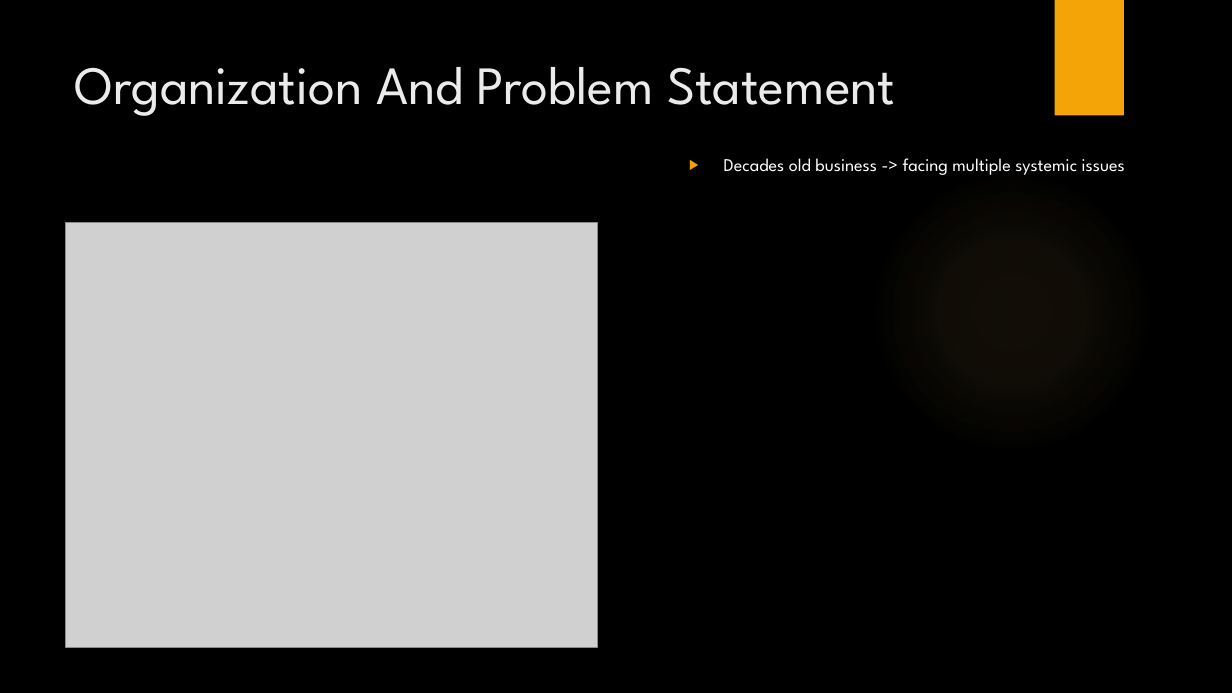
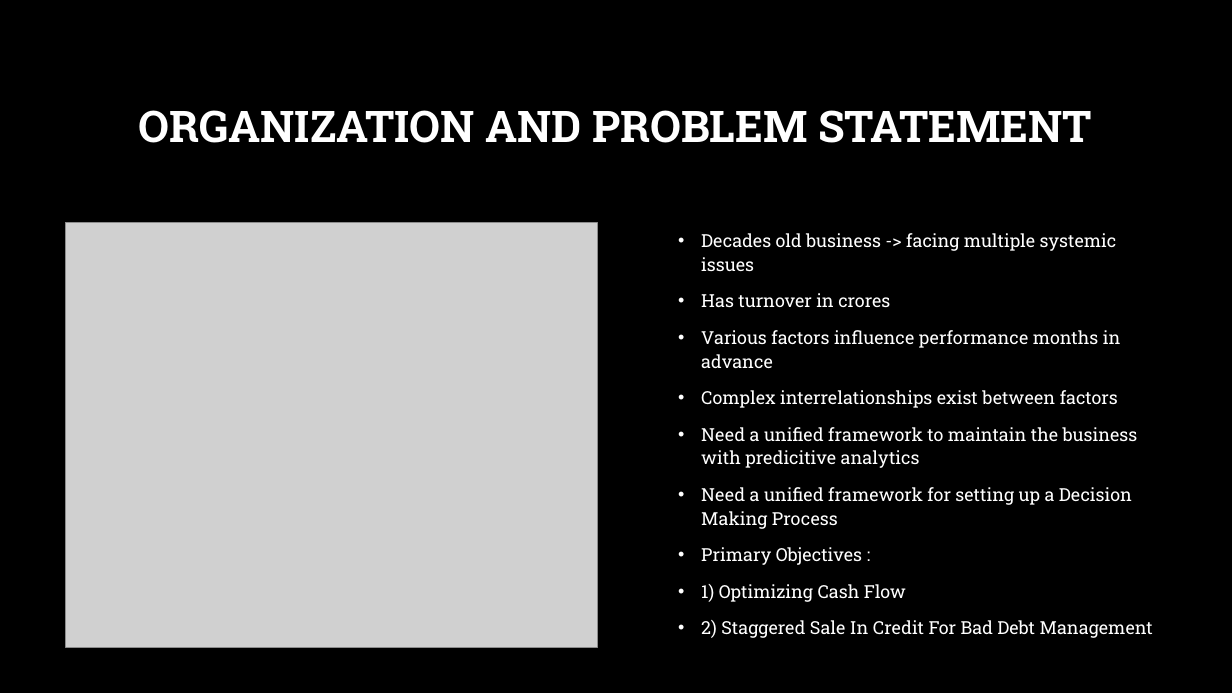
Before and after one commit to Shriram-Gunasekar/BDM, a slide deck: slide 2 of Reports/Viva/VivaPresentation.pptx. Drawn at 1232x693 pixels with LibreOffice and Linux fonts; fonts in the diff are those of the drawing; grey boxes stand for pictures; background and template pictures are left out. Boxes give left, top, right and bottom in pixels: in the first picture for what was removed or moved away, otherwise in the second. Text is boxed around its words. In the diff, an @@ line names an element or a change of style, - is before the commit and + after.

```diff
--- a/Reports/Viva/VivaPresentation.pptx
+++ b/Reports/Viva/VivaPresentation.pptx
@@ rectangle removed at [1055,0,1124,116] @@
@@ title "ORGANIZATION AND PROBLEM STATEMENT" at [139,110,1092,143]: vertical alignment top to middle @@
@@ title at [139,110,1092,143]: text changed; size 42 to 34 pt; font League Spartan to Roboto Slab; text colour #EBEBEB to #FFFFFF; bold on @@
-Organization And Problem Statement
+ORGANIZATION AND PROBLEM STATEMENT
@@ ellipse removed at [870,169,1154,454] @@
@@ text "Decades old business -> facing ...": place and size @@
-text "Decades old business -> facing ..." at [724,158,1125,175]
+text "Decades old business -> facing ..." at [701,233,1153,638]
@@ text at [701,233,1117,271]: font League Spartan to Roboto Slab in "Decades old business -> facing multiple systemic ..."; bullet ▶ to •; line spacing 1 to 1.1 @@
@@ text at [701,293,1153,638]: paragraphs added @@
+• Has turnover in crores
+• Various factors influence performance months in advance
+• Complex interrelationships exist between factors
+• Need a unified framework to maintain the business with predicitive analytics
+• Need a unified framework for setting up a Decision Making Process
+• Primary Objectives :
+• 1) Optimizing Cash Flow
+• 2) Staggered Sale In Credit For Bad Debt Management
```
Also in this commit, not shown: 1 other slide changed, 8 slides added, 11 other files.
